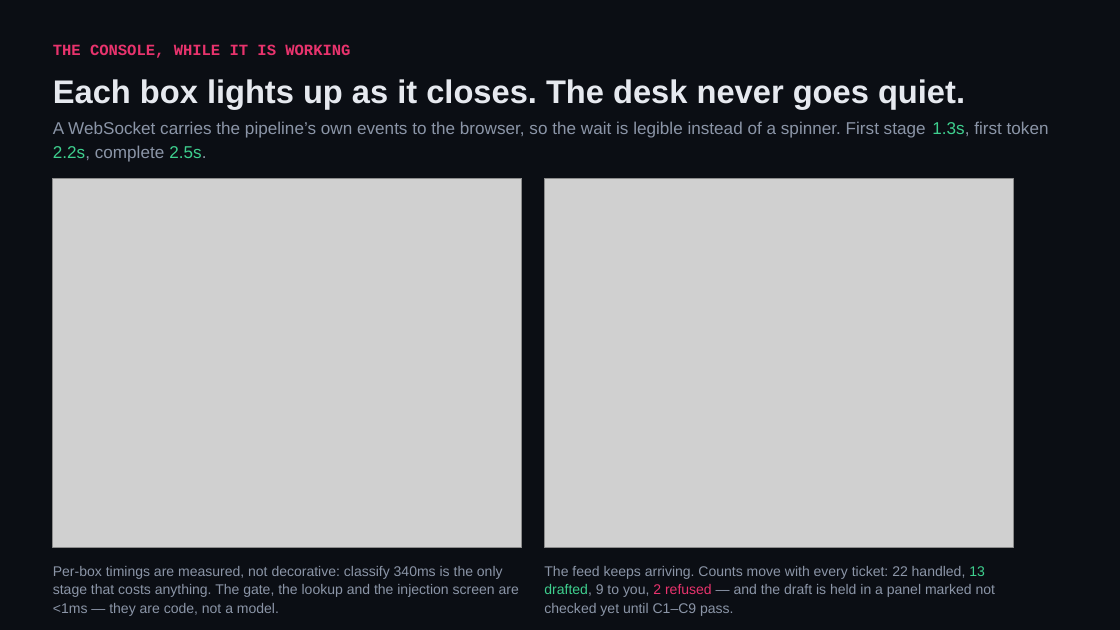
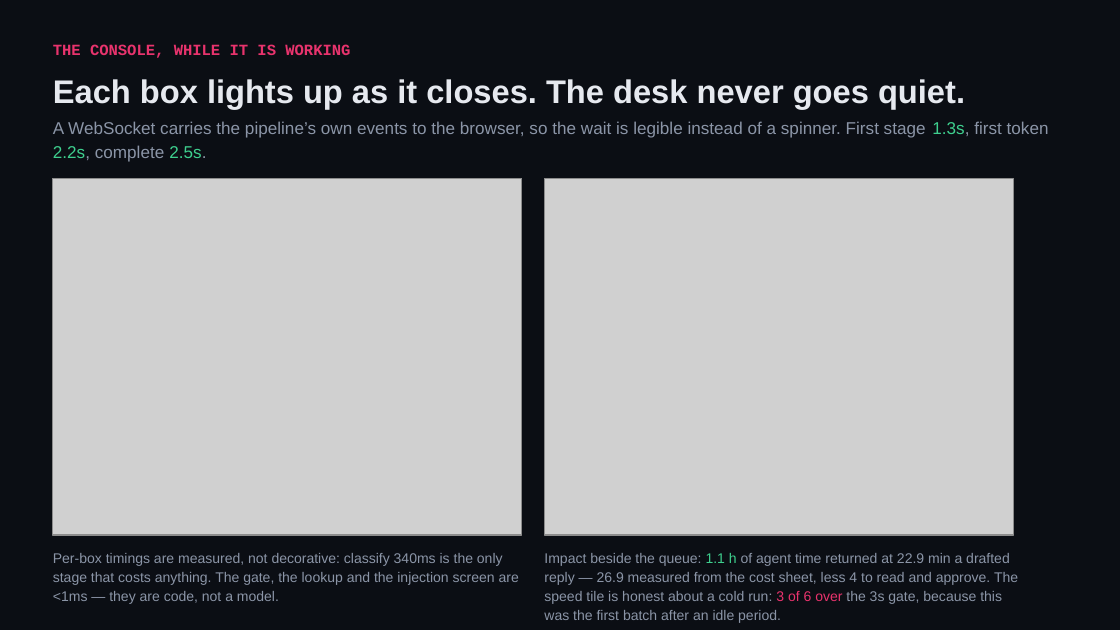
Before and after one commit to shivam-25/ramco-payce-pilot, a slide deck: slide 13 of docs/deck/ramco-payce-pilot.pptx. Drawn at 1120x630 pixels with LibreOffice and Linux fonts; fonts in the diff are those of the drawing; grey boxes stand for pictures. Boxes give left, top, right and bottom in pixels: in the first picture for what was removed or moved away, otherwise in the second. Text is boxed around its words. In the diff, an @@ line names an element or a change of style, - is before the commit and + after.

```diff
--- a/docs/deck/ramco-payce-pilot.pptx
+++ b/docs/deck/ramco-payce-pilot.pptx
@@ picture: place and size @@
-picture at [53, 178, 522, 548]
+picture at [53, 178, 522, 535]
@@ picture: place and size @@
-picture at [544, 178, 1014, 548]
+picture at [544, 178, 1014, 535]
@@ text "Per-box timings are measured, not ...": place and size @@
-text "Per-box timings are measured, not ..." at [53, 566, 519, 616]
+text "Per-box timings are measured, not ..." at [53, 553, 519, 604]
@@ text at [544, 553, 1018, 623]: text changed @@
-The feed keeps arriving. Counts move with every ticket: 22 handled, 13 drafted, 9 to you, 2 refused — and the draft is held in a panel marked not checked yet until C1–C9 pass.
+Impact beside the queue: 1.1 h of agent time returned at 22.9 min a drafted reply — 26.9 measured from the cost sheet, less 4 to read and approve. The speed tile is honest about a cold run: 3 of 6 over the 3s gate, because this was the first batch after an idle period.
```
Also in this commit, not shown: 3 other files.
